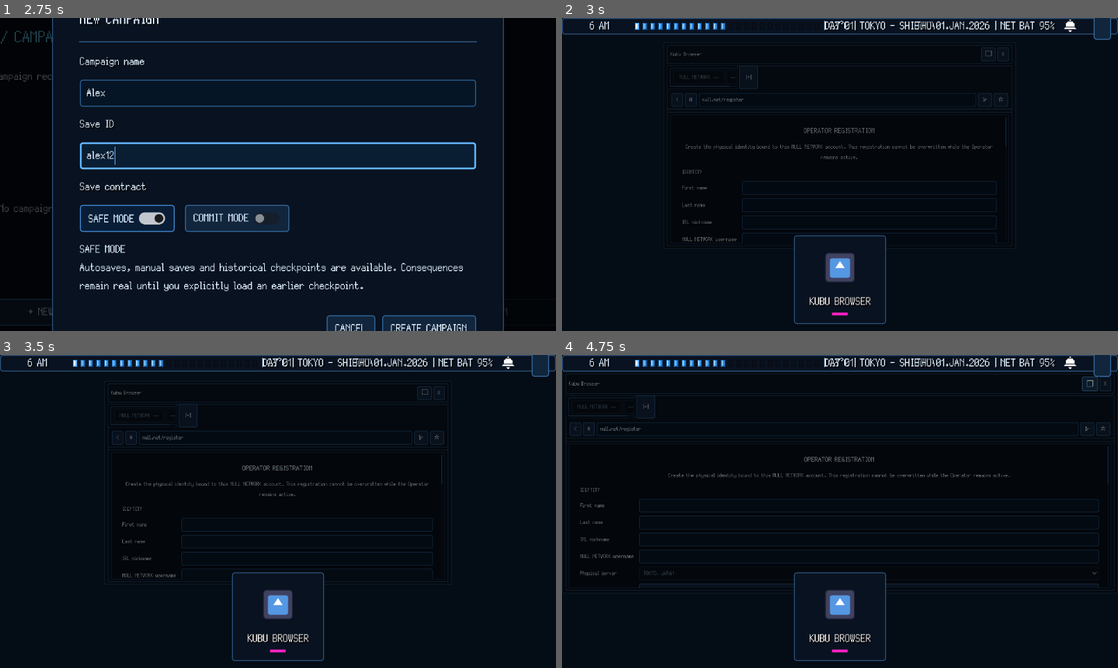
Above: before the commit, frames 1-4 (two rows, left to right).
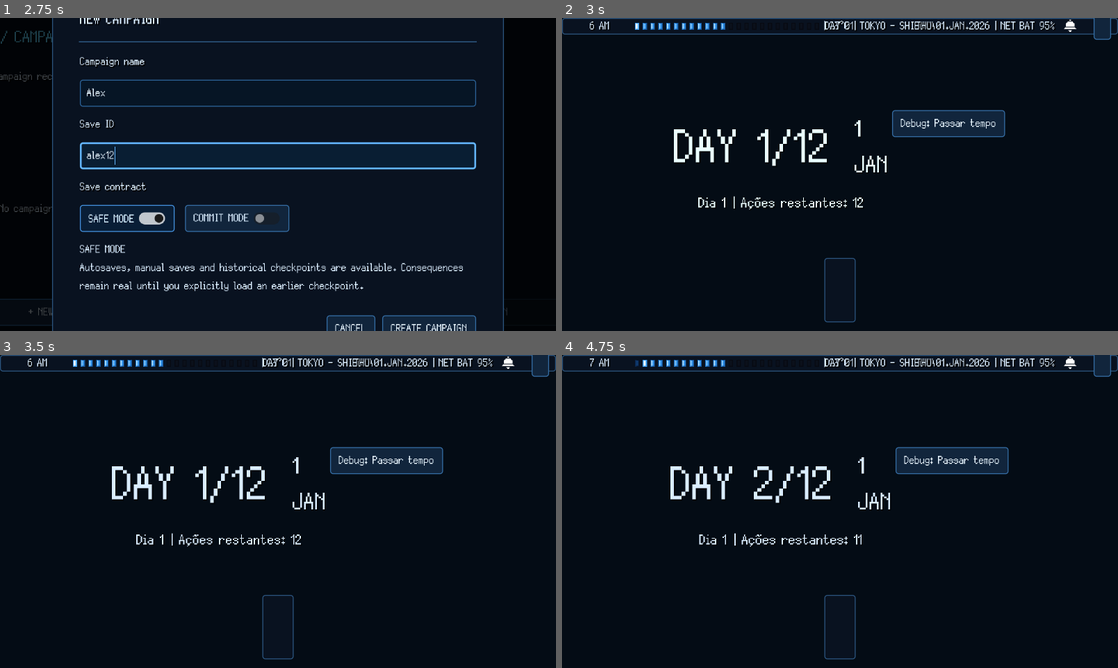
Above: after the commit, the same moments.

Repository: GYU-GAZE/NULL-NETWORK
Game: Godot game, scene res://core/bootstrap/bootstrap.tscn
Two runs of this game, one before a commit and one after it. Both use one fixed random seed, a clock stepped at 60 frames per second and the inputs below. The engine's default icon, where the game draws it, is replaced by a stand-in: a white triangle on a blue panel in a dark square.
Inputs (mouse positions are in pixels of both pictures, inside the frame that each line leads up to):
- Up to frame 1 (2.75 s): click "+ NEW CAMPAIGN" at 0.5 s; click (278, 93) at 1.27 s; type "Alex" at 1.35 s; click (278, 155) at 1.5 s; type "12" at 1.58 s; click "+ NEW CAMPAIGN" at 2 s
- Up to frame 2 (3 s): click "CREATE CAMPAIGN" at 2.75 s
- Up to frame 3 (3.5 s): no input
- Up to frame 4 (4.75 s): click "Debug: Passar tempo" at 3.5 s; click (984, 392) at 4.25 s, where only the run before the commit has a clickable "□"

Frame 1 is identical in both runs. In frame 2, 5.4% of the frame differs, in the area x 18-82%, y 7-98%; in frame 3, 5.7%; in frame 4, 6.8%, in the area x 0-100%, y 1-98%.

Commit message:
feat(prologue): bootstrap playable systems after registration

Diff:
--- a/data/content/events/prologue_registration_completed.tres
+++ b/data/content/events/prologue_registration_completed.tres
@@ -1,10 +1,12 @@
-[gd_resource type="Resource" script_class="StoryEventData" load_steps=10 format=3]
+[gd_resource type="Resource" script_class="StoryEventData" load_steps=16 format=3]
 
 [ext_resource type="Script" path="res://data/templates/events/story_event_data.gd" id="1_event"]
 [ext_resource type="Script" path="res://data/templates/events/story_event_trigger_data.gd" id="2_trigger"]
 [ext_resource type="Script" path="res://data/templates/events/story_event_step_data.gd" id="3_step"]
 [ext_resource type="Script" path="res://data/templates/effects/game_effect_data.gd" id="4_effect"]
 [ext_resource type="Script" path="res://data/templates/effects/set_flag_effect_data.gd" id="5_flag"]
+[ext_resource type="Script" path="res://data/templates/effects/select_starter_effect_data.gd" id="6_starter"]
+[ext_resource type="Script" path="res://data/templates/effects/discover_location_effect_data.gd" id="7_location"]
 
 [sub_resource type="Resource" id="Trigger_operator_registered"]
 script = ExtResource("2_trigger")
@@ -17,7 +19,7 @@
 step_id = "registration_notification"
 step_type = 1
 title = "ACCOUNT REGISTERED"
-message = "Operator profile synchronized with TOKYO, JAPAN."
+message = "Operator profile synchronized. The temporary systems showcase is being initialized."
 source_app_id = "browser"
 notification_type = 0
 notification_priority = 1
@@ -28,6 +30,32 @@
 flag_name = "forum.account_created"
 value = true
 
+[sub_resource type="Resource" id="Effect_select_novire"]
+script = ExtResource("6_starter")
+effect_id = "integration.showcase.ensure_novire"
+starter_apk_id = "novire_init"
+nickname = "NOVIRE"
+personality_roll = 0
+address_term_roll = 0
+skip_if_partner_exists = true
+
+[sub_resource type="Resource" id="Effect_discover_akihabara"]
+script = ExtResource("7_location")
+effect_id = "integration.showcase.discover_akihabara"
+location_id = "akihabara"
+
+[sub_resource type="Resource" id="Effect_account_ready"]
+script = ExtResource("5_flag")
+effect_id = "integration.showcase.mark_account_ready"
+flag_name = "story.prologue.account_ready"
+value = true
+
+[sub_resource type="Resource" id="Effect_bootstrap_complete"]
+script = ExtResource("5_flag")
+effect_id = "integration.showcase.mark_bootstrap_complete"
+flag_name = "integration.showcase.bootstrap_complete"
+value = true
+
 [resource]
 script = ExtResource("1_event")
 event_id = "prologue.registration_completed"
@@ -35,5 +63,5 @@
 trigger = SubResource("Trigger_operator_registered")
 repeat_policy = 0
 steps = Array[ExtResource("3_step")]([SubResource("Step_notification")])
-completion_effects = Array[ExtResource("4_effect")]([SubResource("Effect_forum_account")])
+completion_effects = Array[ExtResource("4_effect")]([SubResource("Effect_forum_account"), SubResource("Effect_select_novire"), SubResource("Effect_discover_akihabara"), SubResource("Effect_account_ready"), SubResource("Effect_bootstrap_complete")])
 interruption_policy = 1
